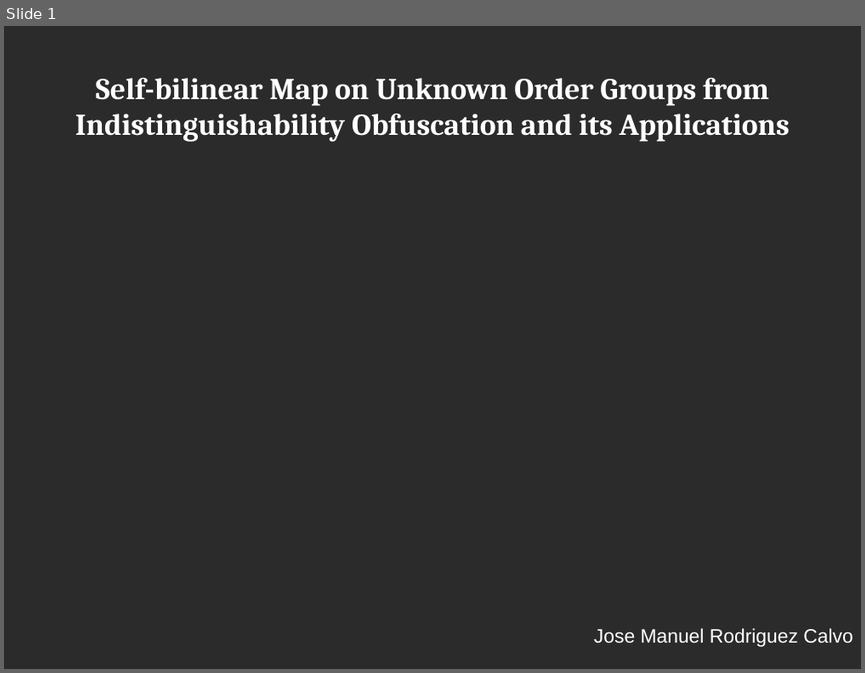
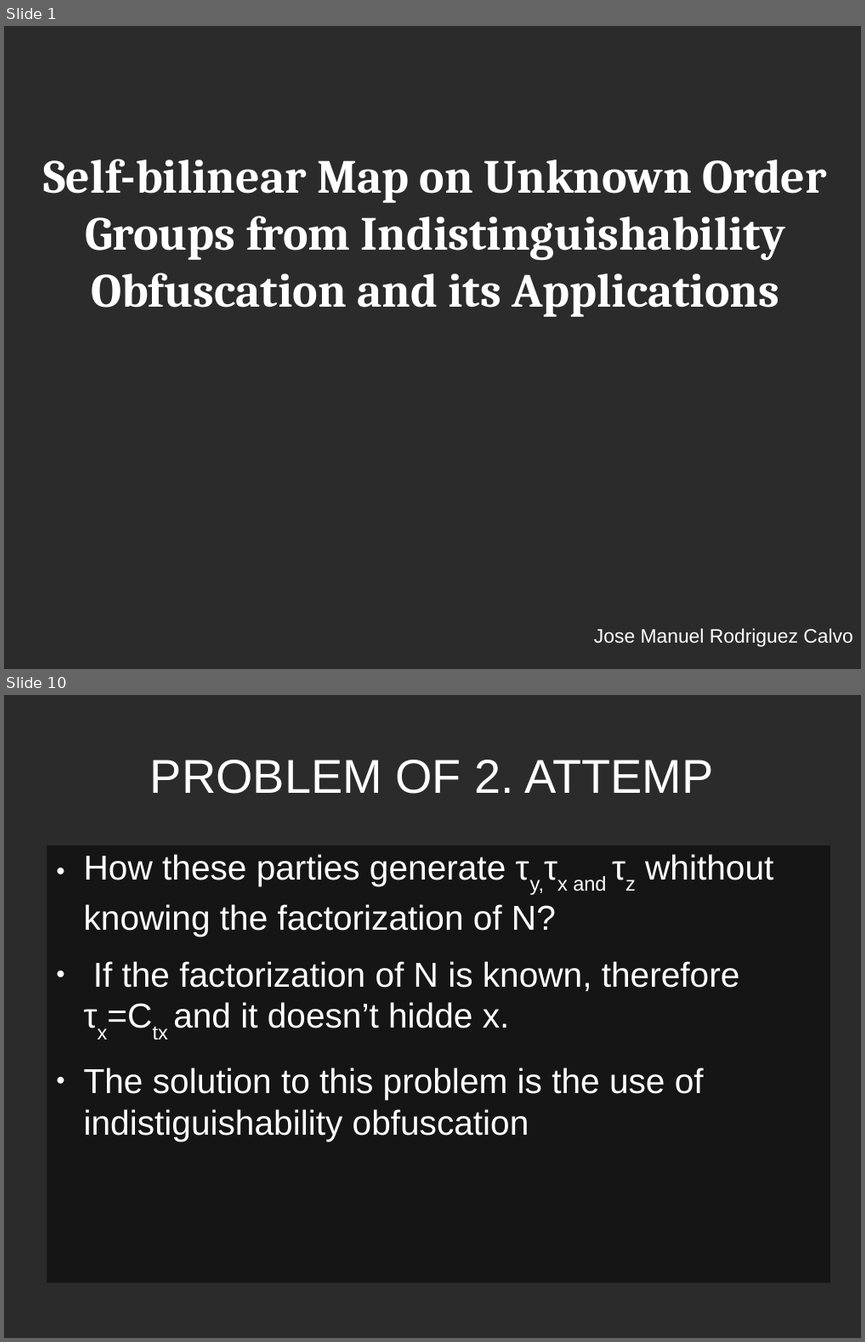
Before and after one commit to jmrCalvo/Network-Security, a slide deck: exposition.odp. Shown one above the other, each under a label of ours: slide 1 before the commit, slides 1 and 10 after it; the slides between them are not shown. The pictures are 865x673 and 865x1342 pixels, drawn with LibreOffice and Linux fonts; fonts in the diff are those of the drawing; background and template pictures are left out; a plain dark background stands for a picture behind light text. Boxes give left, top, right and bottom in pixels: in the first picture for what was removed or moved away, otherwise in the second. Text is boxed around its words. In the diff, an @@ line names an element or a change of style, - is before the commit and + after.

```diff
--- a/exposition.odp
+++ b/exposition.odp
@@ slide 10 added at [4,695,861,1338], background picture (left out) @@
@@ title added at [150,760,713,794], 44 pt, text #FFFFFF @@
+PROBLEM OF 2. ATTEMP
@@ text added at [46,845,830,1282], fill #000000 at 50% opacity, 32 pt, text #FFFFFF @@
+● How these parties generate τy,τx and τz whithout knowing the factorization of N?
+● If the factorization of N is known, therefore τx=Ctx and it doesn’t hidde x.
+● The solution to this problem is the use of indistiguishability obfuscation
@@ slide 1 changed as well @@
@@ title "Self-bilinear Map on Unknown Order ...": place and size @@
-title "Self-bilinear Map on Unknown Order ..." at [75,78,789,142]
+title "Self-bilinear Map on Unknown Order ..." at [43,159,827,317]
@@ title "Self-bilinear Map on Unknown Order ..." at [43,159,827,317]: size 28 to 44 pt @@
```
Also in this commit, not shown: 11 other slides added, 1 other file.
